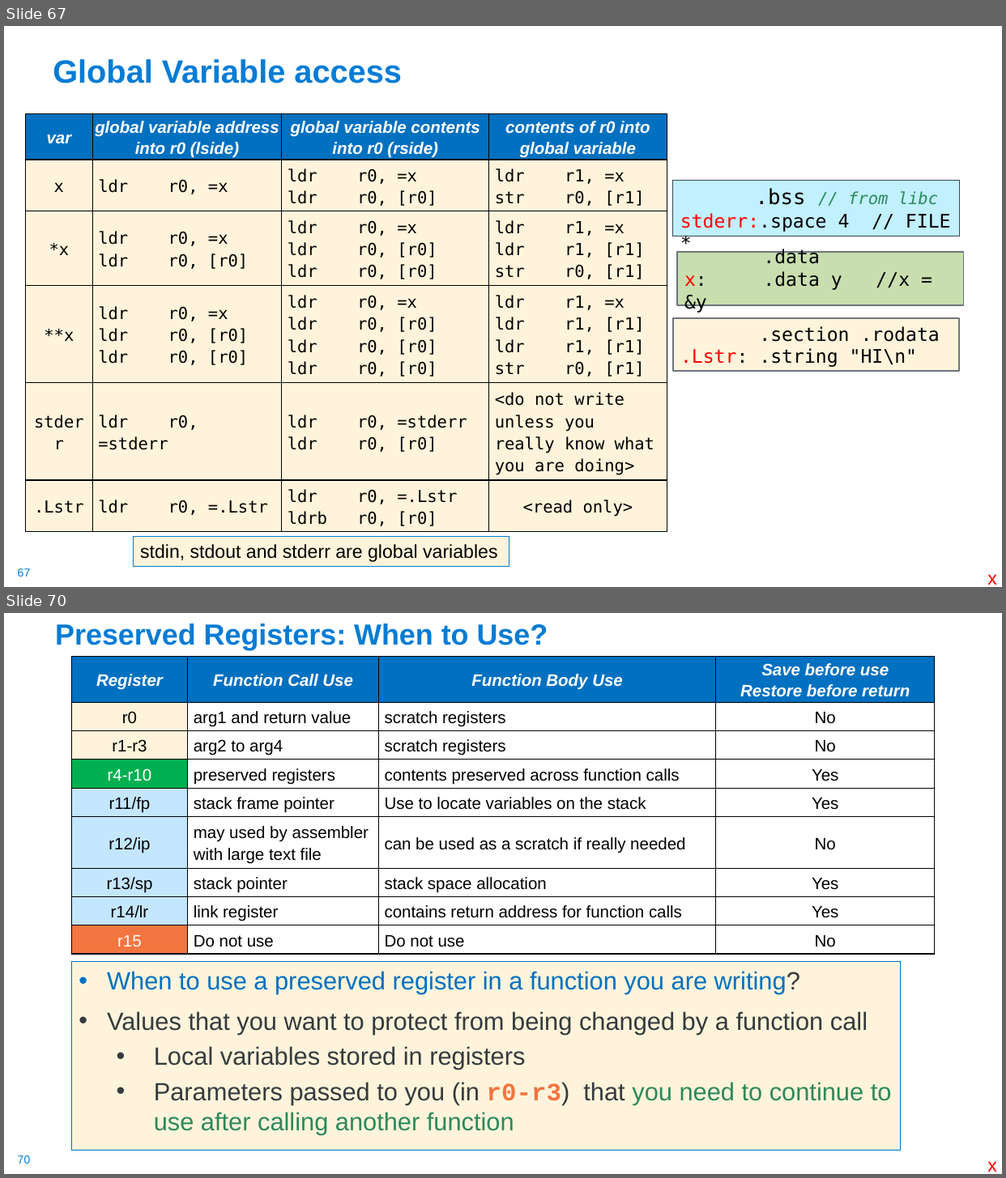
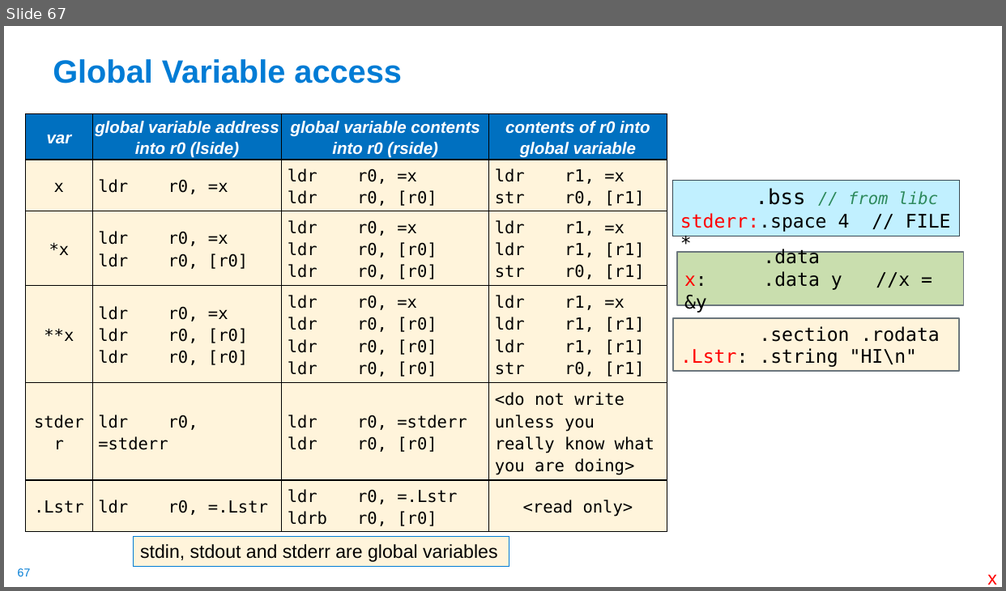
Before and after one commit to cse30-sp24/Muller-Slides, a slide deck: Lecture-16.pptx. Shown one above the other, each under a label of ours: slides 67 and 70 before the commit, slide 67 after it; the slides between them are not shown. The pictures are 1006x1178 and 1006x591 pixels, drawn with LibreOffice and Linux fonts; fonts in the diff are those of the drawing. Boxes give left, top, right and bottom in pixels: in the first picture for what was removed or moved away, otherwise in the second. Text is boxed around its words. In the diff, an @@ line names an element or a change of style, - is before the commit and + after.

```diff
--- a/Lecture-16.pptx
+++ b/Lecture-16.pptx
@@ slide 70 removed at [4,613,1002,1174], background #FFFFFF; not listed: 1 template element that a slide beside it also shows @@
@@ title removed at [55,624,548,650] @@
-Preserved Registers: When to Use?
@@ table removed at [71,657,936,951], 9 rows, 4 columns @@
-Register | Function Call Use | Function Body Use | Save before use / Restore before return
-r0 | arg1 and return value | scratch registers | No
-r1-r3 | arg2 to arg4 | scratch registers | No
-r4-r10 | preserved registers | contents preserved across function calls | Yes
-r11/fp | stack frame pointer | Use to locate variables on the stack | Yes
-r12/ip | may used by assembler with large text file | can be used as a scratch if really needed | No
-r13/sp | stack pointer | stack space allocation | Yes
-r14/lr | link register | contains return address for function calls | Yes
-r15 | Do not use | Do not use | No
@@ text removed at [71,962,900,1151] @@
-• When to use a preserved register in a function you are writing?
-• Values that you want to protect from being changed by a function call
-  • Local variables stored in registers
-  • Parameters passed to you (in r0-r3) that you need to continue to use after calling another function
@@ text removed at [987,1161,997,1172] @@
-x
```
Also in this commit, not shown: 1 slide changed, 24 other slides removed, 1 other file.
